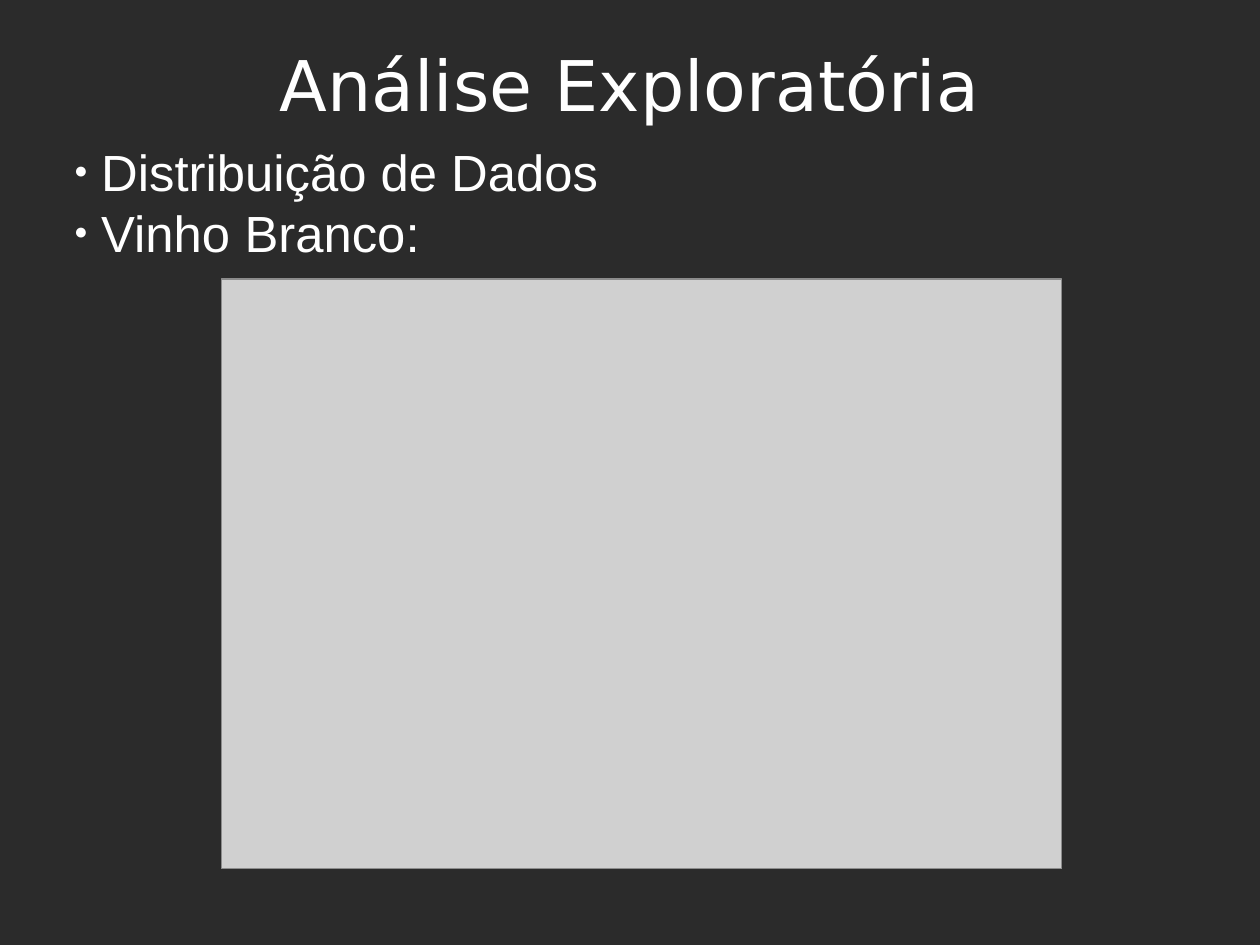
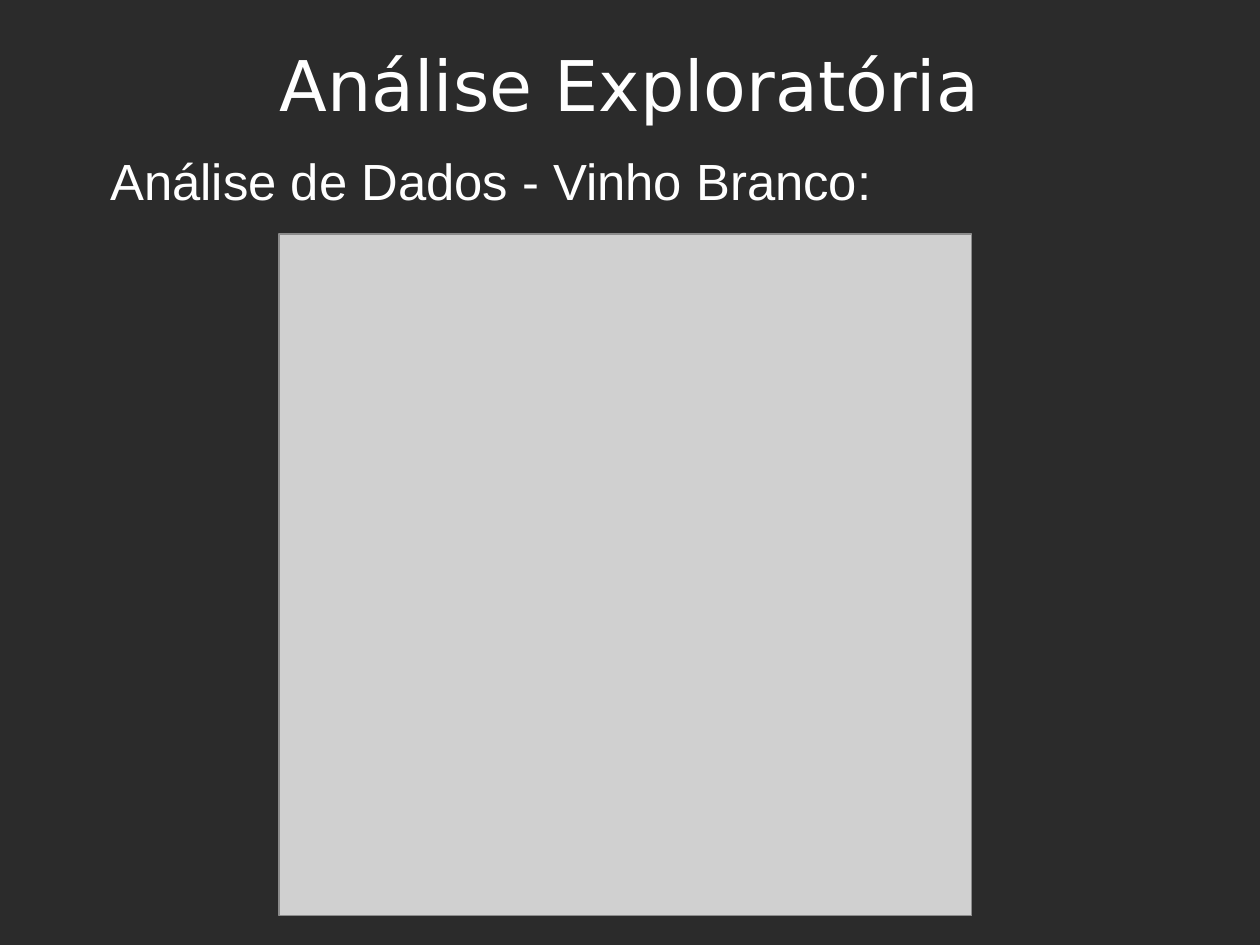
Before and after one commit to sdkgit123/RNA-atv3, a slide deck: slide 5 of RNA-apresentacao.odp. Drawn at 1260x945 pixels with LibreOffice and Linux fonts; fonts in the diff are those of the drawing; grey boxes stand for pictures; background and template pictures are left out; a plain dark background stands for a picture behind light text. Boxes give left, top, right and bottom in pixels: in the first picture for what was removed or moved away, otherwise in the second. Text is boxed around its words. In the diff, an @@ line names an element or a change of style, - is before the commit and + after.

```diff
--- a/RNA-apresentacao.odp
+++ b/RNA-apresentacao.odp
@@ text at (110,162,871,201): text changed @@
-● Distribuição de Dados
-● Vinho Branco:
+Análise de Dados - Vinho Branco:
@@ picture: place and size @@
-picture at (222,279,1062,869)
+picture at (279,234,972,916)
```
Also in this commit, not shown: 5 other slides changed, 4 slides added, 1 slide removed, 3 other files.
